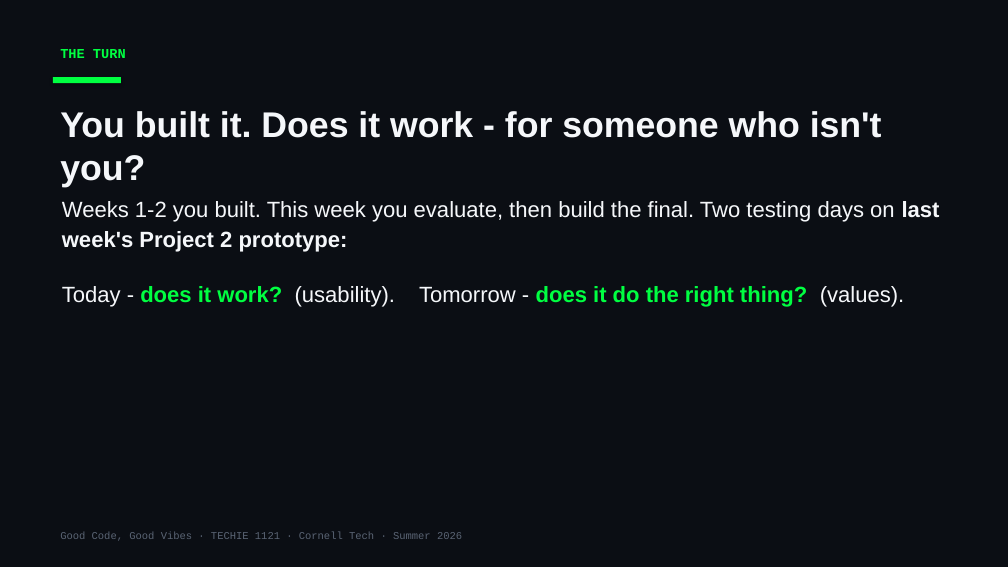
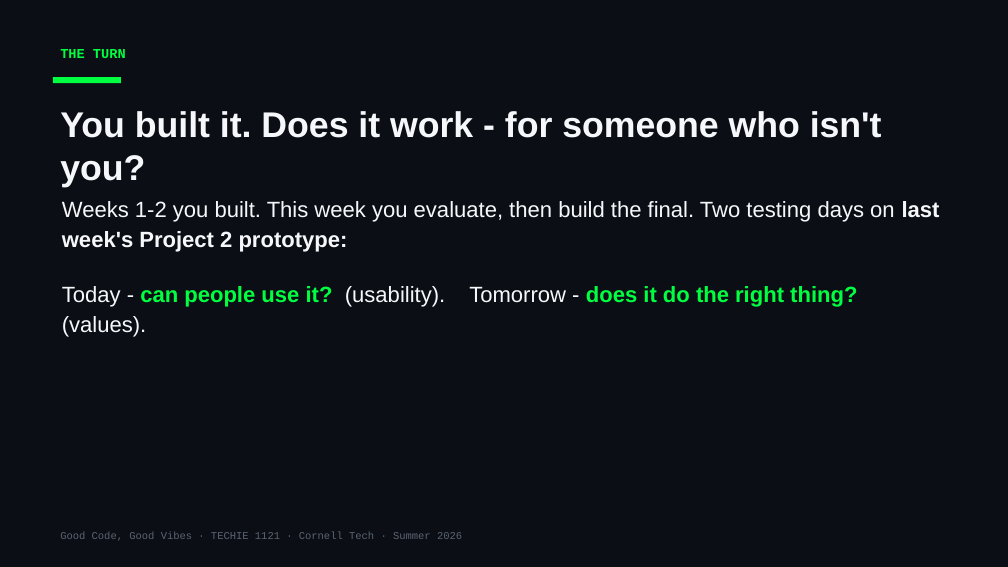
Before and after one commit to Cornell-Tech-Vibe-Coding-Summer-2026/website, a slide deck: slide 2 of slides/Week3-Mon-User-Testing-I.pptx. Drawn at 1008x567 pixels with LibreOffice and Linux fonts; fonts in the diff are those of the drawing. Boxes give left, top, right and bottom in pixels: in the first picture for what was removed or moved away, otherwise in the second. Text is boxed around its words. In the diff, an @@ line names an element or a change of style, - is before the commit and + after.

```diff
--- a/slides/Week3-Mon-User-Testing-I.pptx
+++ b/slides/Week3-Mon-User-Testing-I.pptx
@@ text at bbox=[62, 286, 857, 307]: text changed; text colour #F5F7FA to #00FF41; bold on @@
-Today - does it work? (usability). Tomorrow - does it do the right thing? (values).
+Today - can people use it? (usability). Tomorrow - does it do the right thing? (values).
```
Also in this commit, not shown: 13 other slides changed, 2 slides added, 21 slides removed, 4 other files.
